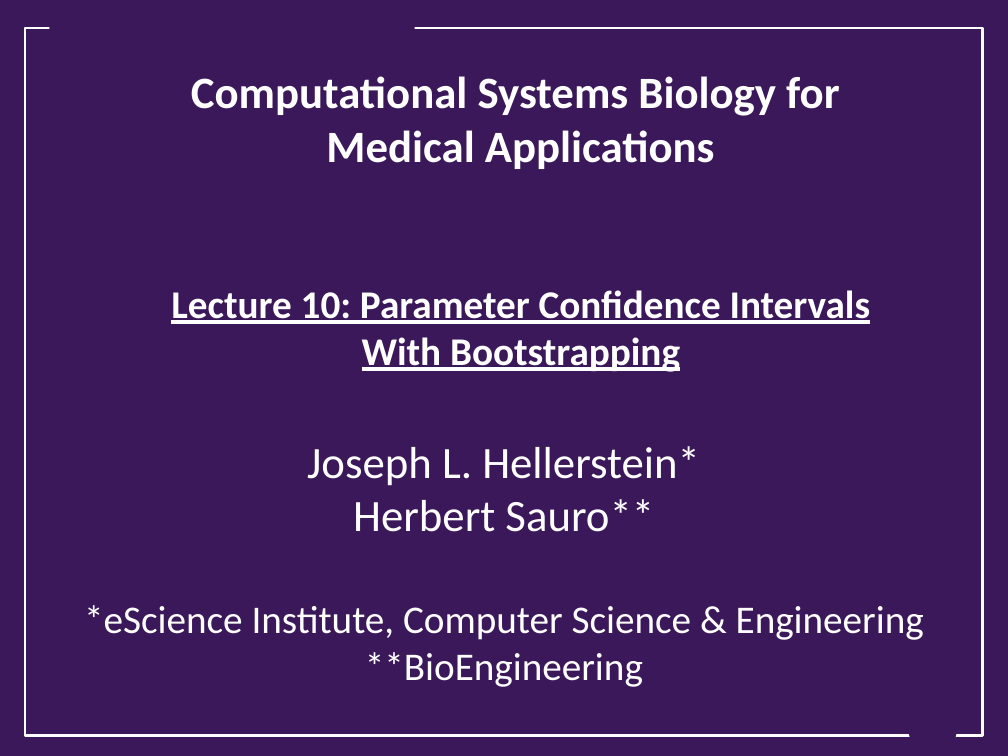
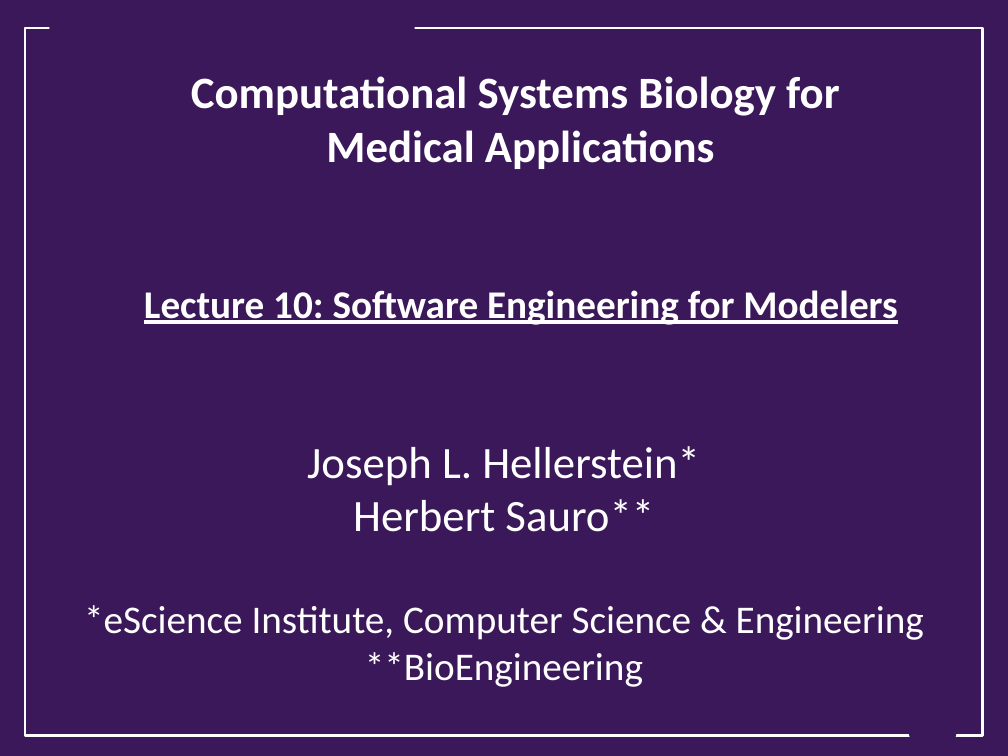
Before and after one commit to ModelEngineering/advancing-biomedical-models, a slide deck: slide 1 of lectures/lecture_10/Lecture_10_Cross_Validation_and_Software_Engineering.pptx. Drawn at 1008x756 pixels with LibreOffice and Linux fonts; fonts in the diff are those of the drawing; background and template pictures are left out. Boxes give left, top, right and bottom in pixels: in the first picture for what was removed or moved away, otherwise in the second. Text is boxed around its words. In the diff, an @@ line names an element or a change of style, - is before the commit and + after.

Commit message:
Updated slides

```diff
--- a/lectures/lecture_10/Lecture_10_Cross_Validation_and_Software_Engineering.pptx
+++ b/lectures/lecture_10/Lecture_10_Cross_Validation_and_Software_Engineering.pptx
@@ title at box(144, 76, 897, 325): text changed; size 28 to 32 pt @@
-Computational Systems Biology for
-Medical Applications
-Lecture 10: Parameter Confidence Intervals
-With Bootstrapping
+Computational Systems Biology for
+Medical Applications
+Lecture 10: Software Engineering for Modelers
```
Also in this commit, not shown: 3 other slides changed, 5 slides added, 3 slides removed.
